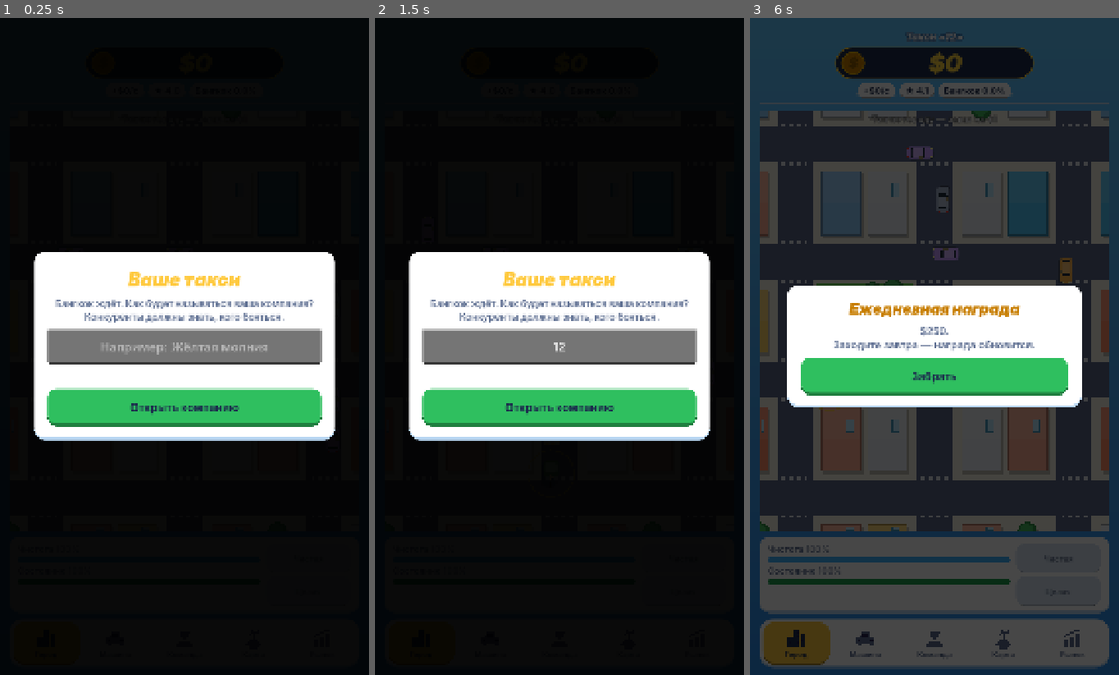
Above: before the commit, frames 1-3 (left to right).
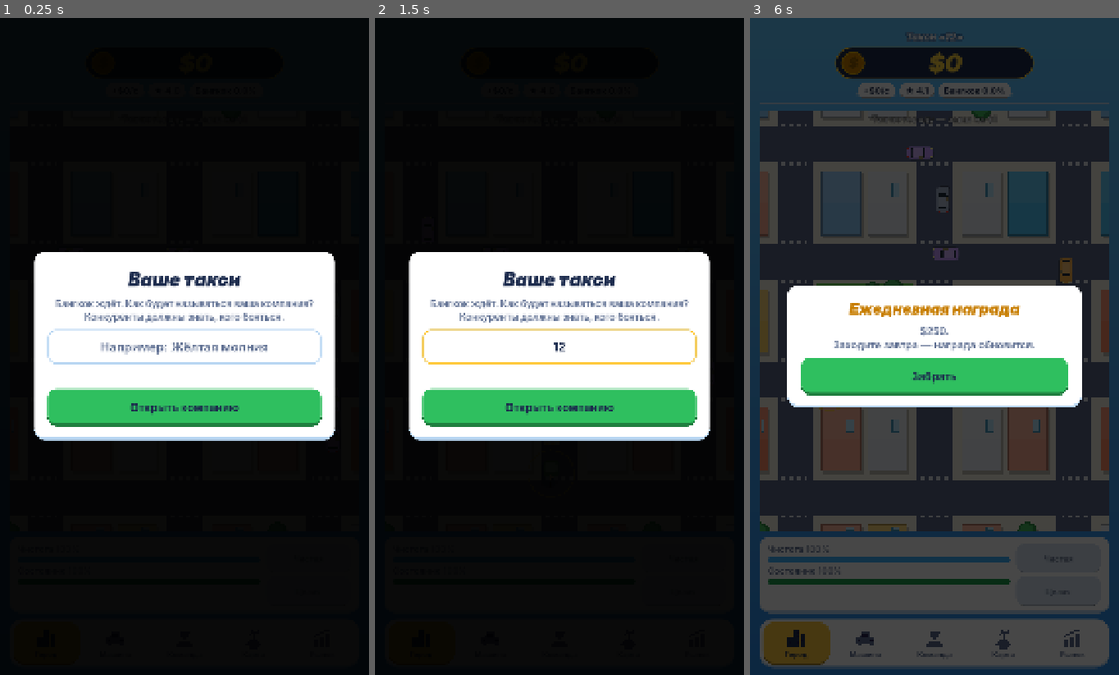
Above: after the commit, the same moments.

Repository: bogdan22807/play1
Game: Godot game, scene res://scenes/main.tscn
The game is run twice, just before and just after one commit, with the same random seed, the same clock (stepped at 60 frames per second) and the same inputs.
Inputs (mouse positions are in pixels of both pictures, inside the frame that each line leads up to):
- Up to frame 1 (0.25 s): no input
- Up to frame 2 (1.5 s): click (559, 346) at 0.52 s; type "12" at 0.6 s; click (422, 642) at 1.27 s
- Up to frame 3 (6 s): click (864, 642) at 2.02 s; click (934, 642) at 2.77 s; click (1004, 642) at 3.52 s; click (1071, 642) at 4.27 s; click "Забрать" at 5 s; click "Открыть компанию" at 5.75 s

The runs differ from the first frame. In frame 1, 4.5% of the frame differs, in the area x 12-88%, y 38-53%; in frame 2, 4.5%; in frame 3, nothing differs.

Commit message:
Окно названия компании: тёмный заголовок и белое поле ввода
Co-Authored-By: Claude Opus 5.5 <noreply@anthropic.com>
Claude-Session: https://claude.ai/code/session_01MxXKk2HQEPtG6SjaKVkKMr

Diff:
--- a/scripts/main.gd
+++ b/scripts/main.gd
@@ -1776,7 +1776,7 @@
 	var box := VBoxContainer.new()
 	box.add_theme_constant_override("separation", 20)
 	panel.add_child(box)
-	box.add_child(_display(_make_center_label("Ваше такси", 52, Color.WHITE), 56, COLOR_ACCENT))
+	box.add_child(_display(_make_center_label("Ваше такси", 52, COLOR_TEXT), 56, COLOR_TEXT))
 	var hint := _make_center_label("Бангкок ждёт. Как будет называться ваша компания? Конкуренты должны знать, кого бояться.", 28, COLOR_MUTED)
 	hint.autowrap_mode = TextServer.AUTOWRAP_WORD_SMART
 	box.add_child(hint)
@@ -1787,6 +1787,20 @@
 	_name_edit.custom_minimum_size = Vector2(0, 100)
 	_name_edit.alignment = HORIZONTAL_ALIGNMENT_CENTER
 	_name_edit.add_theme_font_size_override("font_size", 36)
+	var field := StyleBoxFlat.new()
+	field.bg_color = Color.WHITE
+	field.set_corner_radius_all(22)
+	field.set_border_width_all(4)
+	field.border_color = COLOR_PANEL_EDGE
+	field.content_margin_left = 20
+	field.content_margin_right = 20
+	var focused: StyleBoxFlat = field.duplicate()
+	focused.border_color = COLOR_ACCENT
+	_name_edit.add_theme_stylebox_override("normal", field)
+	_name_edit.add_theme_stylebox_override("focus", focused)
+	_name_edit.add_theme_color_override("font_color", COLOR_TEXT)
+	_name_edit.add_theme_color_override("font_placeholder_color", COLOR_MUTED)
+	_name_edit.add_theme_color_override("caret_color", COLOR_TEXT)
 	_name_edit.text_submitted.connect(_on_name_submitted)
 	box.add_child(_name_edit)
 
